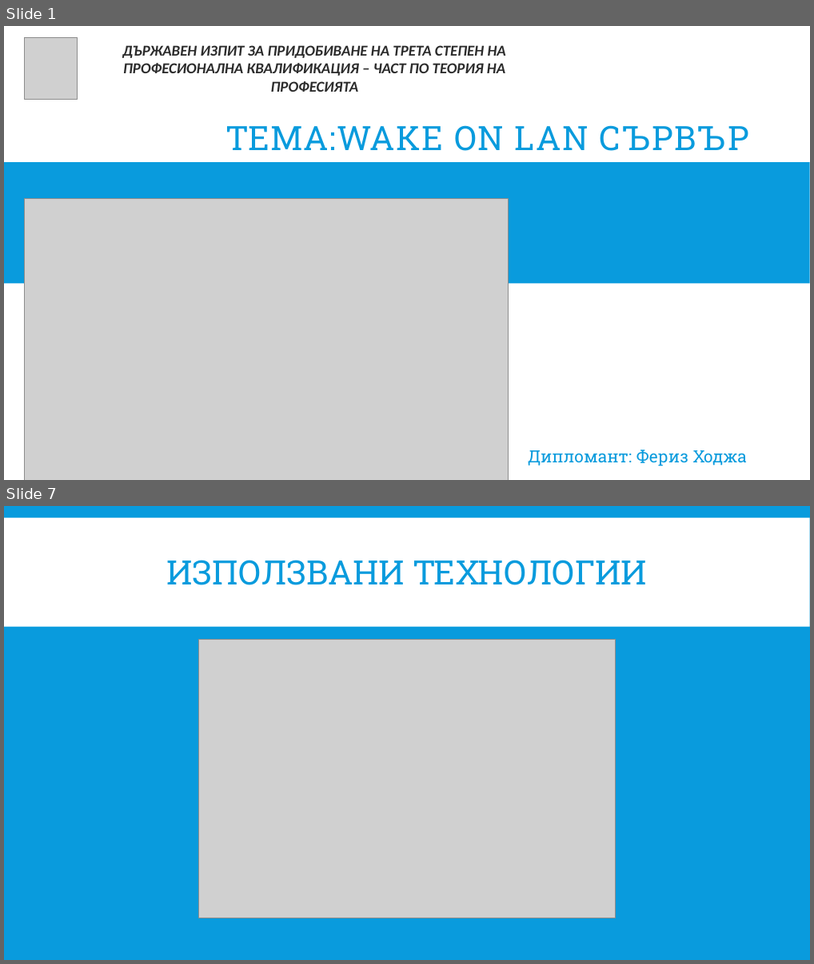
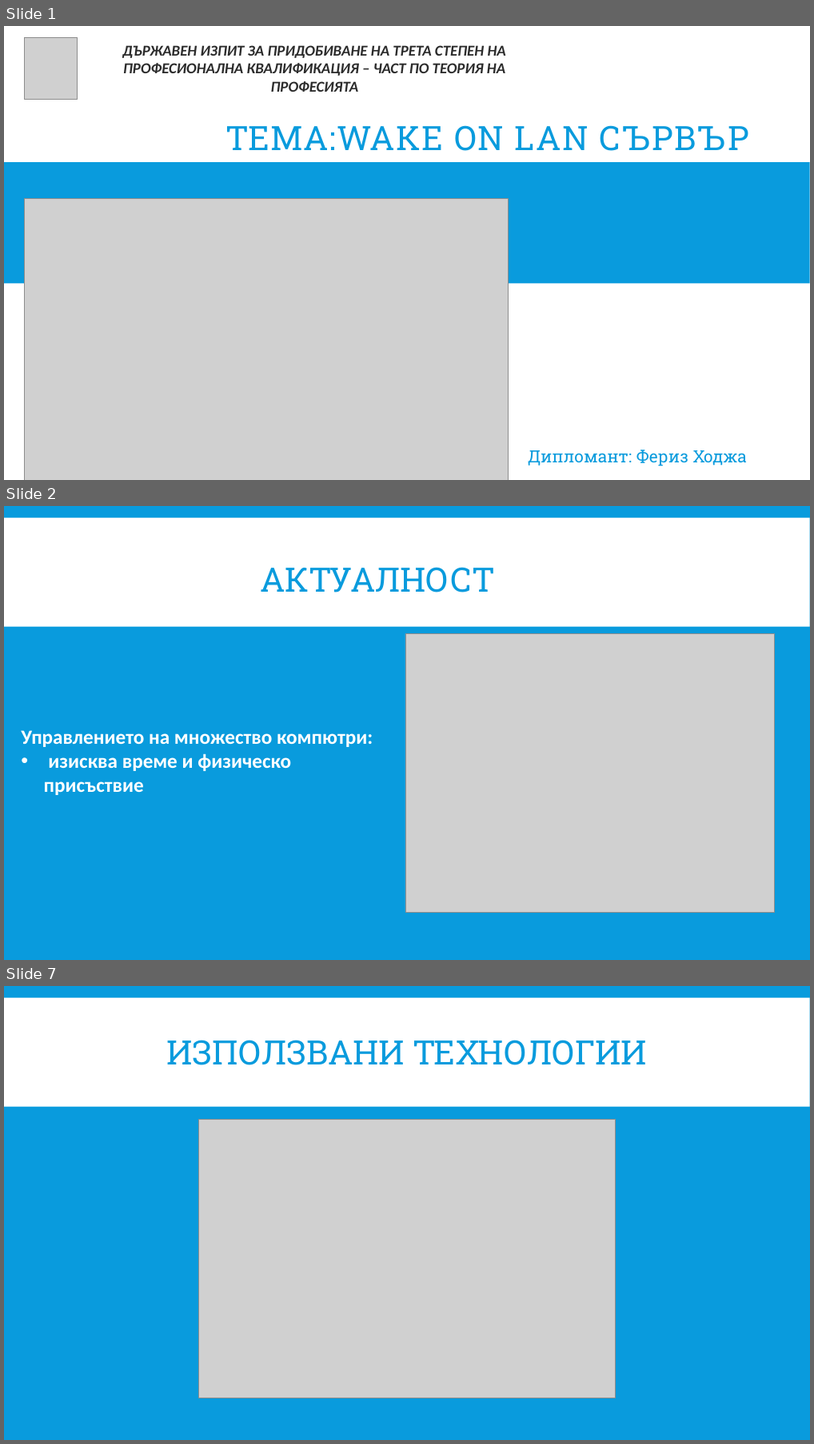
Before and after one commit to pgee-dzi2024/ThemeSP_2607, a slide deck: DR/защита.pptx. Shown one above the other, each under a label of ours: slides 1 and 7 before the commit, slides 1, 2 and 7 after it; the slides between them are not shown. The pictures are 814x964 and 814x1444 pixels, drawn with LibreOffice and Linux fonts; fonts in the diff are those of the drawing; grey boxes stand for pictures. Boxes give left, top, right and bottom in pixels: in the first picture for what was removed or moved away, otherwise in the second. Text is boxed around its words. In the diff, an @@ line names an element or a change of style, - is before the commit and + after.

```diff
--- a/DR/защита.pptx
+++ b/DR/защита.pptx
@@ slide 2 added at (4, 506, 810, 960), background #099BDD; not listed: 1 template element that a slide beside it also shows @@
@@ title added at (261, 567, 493, 592), 40 pt, text #099BDD @@
+АКТУАЛНОСТ
@@ picture added at (406, 634, 775, 912) @@
@@ text added at (21, 730, 373, 795), 24 pt, text #FFFFFF, bold @@
+Управлението на множество компютри:
+• изисква време и физическо присъствие
```
Also in this commit, not shown: 2 slides changed, 2 other slides added, 3 slides removed.
